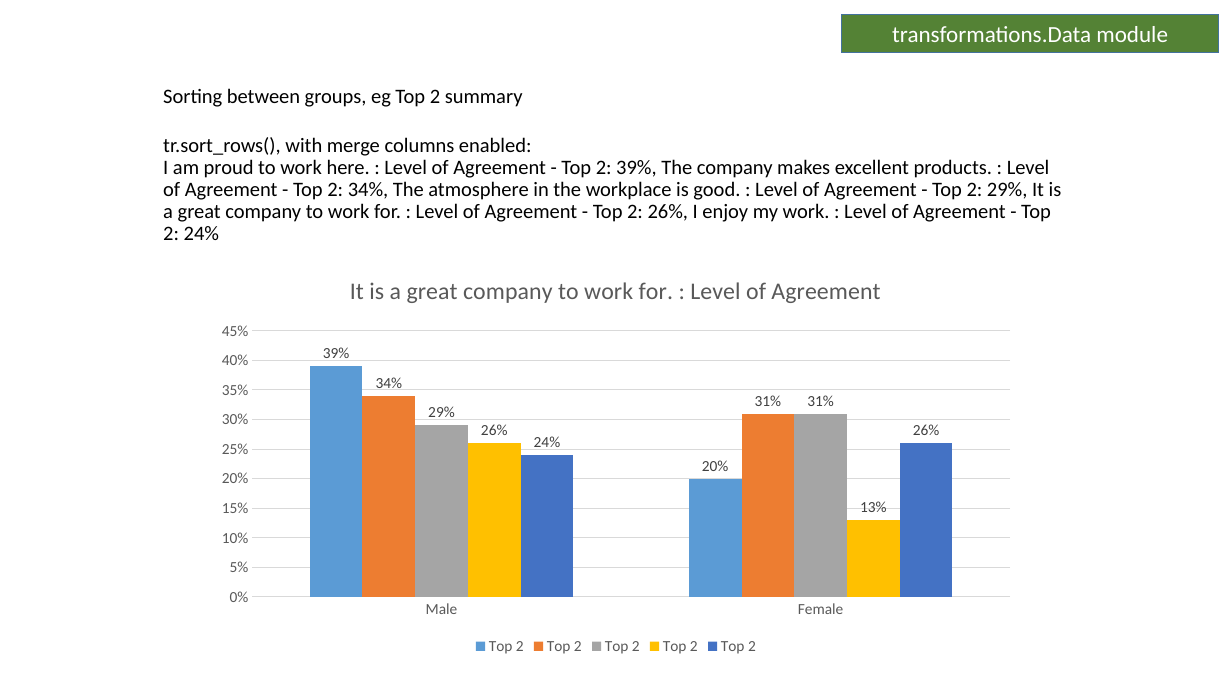
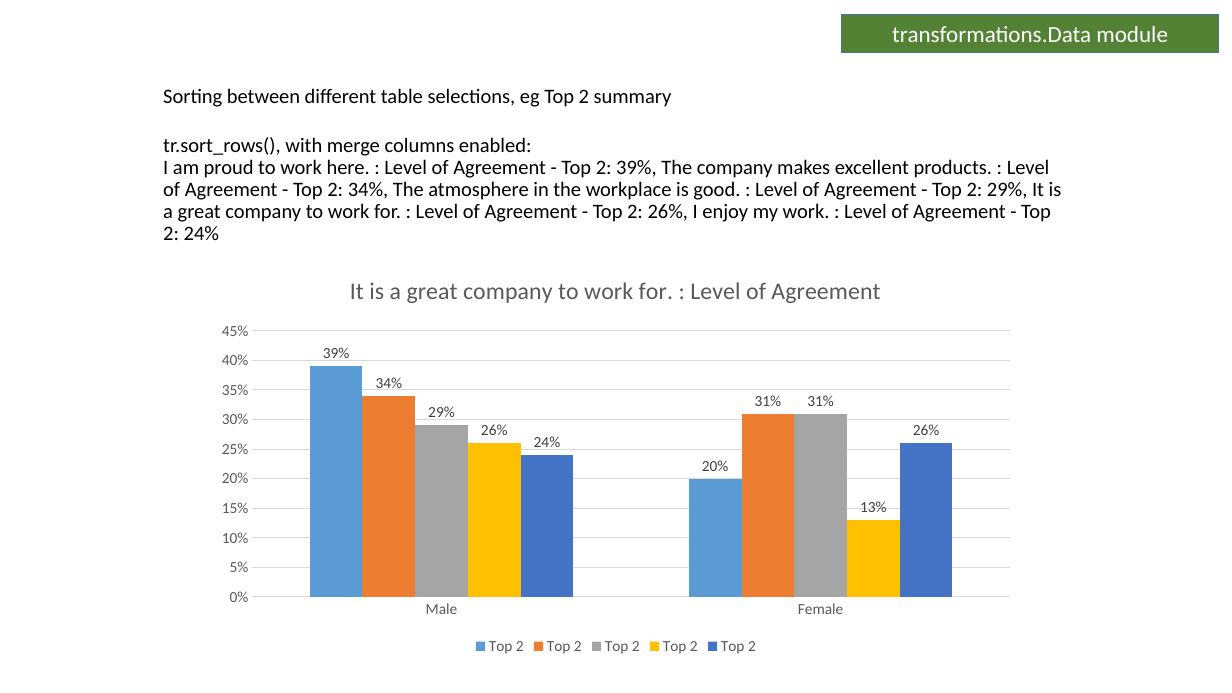
Before and after one commit to Collette-Curson/forgetdata_Slides_modules, a slide deck: slide 57 of Scripts/test_manual_transformations_known_good_results.pptx. Drawn at 1232x693 pixels with LibreOffice and Linux fonts; fonts in the diff are those of the drawing. Boxes give left, top, right and bottom in pixels: in the first picture for what was removed or moved away, otherwise in the second. Text is boxed around its words. In the diff, an @@ line names an element or a change of style, - is before the commit and + after.

Commit message:
Update to include additional sorting examples with groups from one table

```diff
--- a/Scripts/test_manual_transformations_known_good_results.pptx
+++ b/Scripts/test_manual_transformations_known_good_results.pptx
@@ title at (x1=163, y1=88, x2=1062, y2=240): text changed @@
-Sorting between groups, eg Top 2 summary
-tr.sort_rows(), with merge columns enabled:
-I am proud to work here. : Level of Agreement - Top 2: 39%, The company makes excellent products. : Level of Agreement - Top 2: 34%, The atmosphere in the workplace is good. : Level of Agreement - Top 2: 29%, It is a great company to work for. : Level of Agreement - Top 2: 26%, I enjoy my work. : Level of Agreement - Top 2: 24%
+Sorting between different table selections, eg Top 2 summary
+tr.sort_rows(), with merge columns enabled:
+I am proud to work here. : Level of Agreement - Top 2: 39%, The company makes excellent products. : Level of Agreement - Top 2: 34%, The atmosphere in the workplace is good. : Level of Agreement - Top 2: 29%, It is a great company to work for. : Level of Agreement - Top 2: 26%, I enjoy my work. : Level of Agreement - Top 2: 24%
```
Also in this commit, not shown: 3 other slides changed, 2 slides added.
